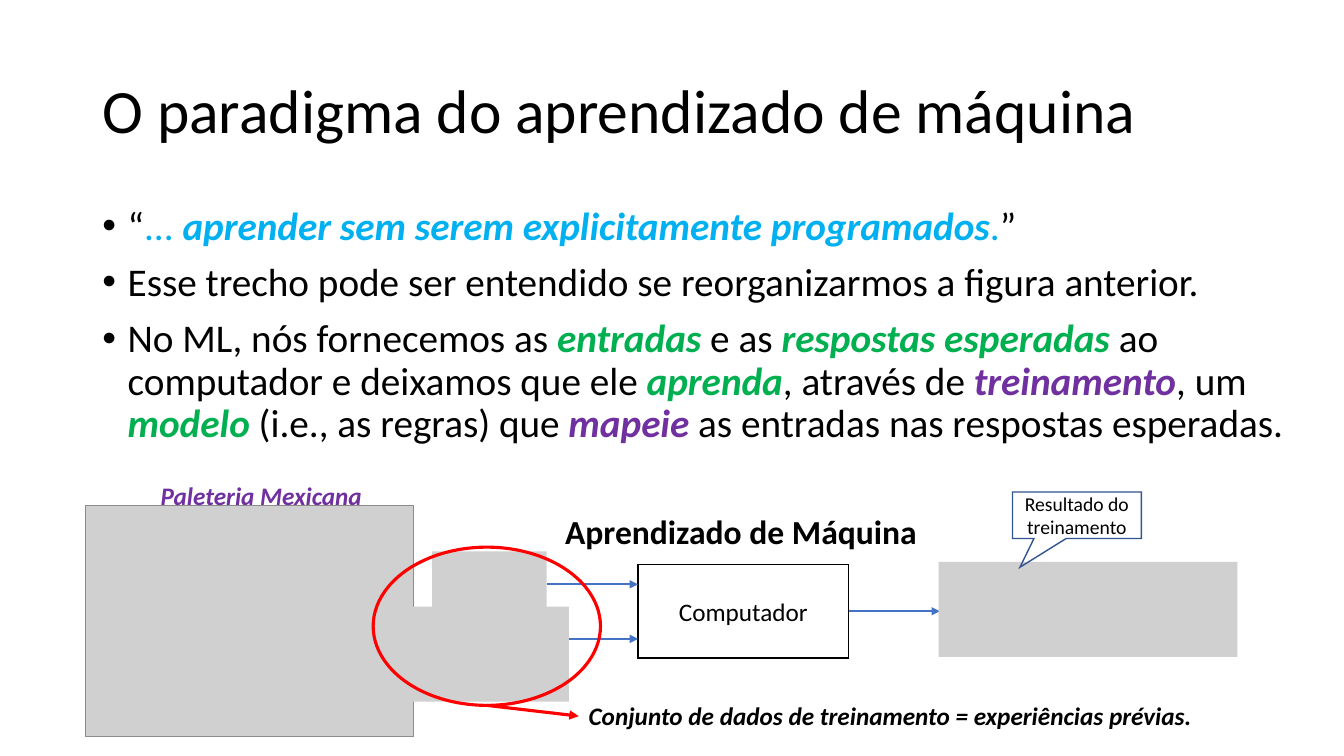
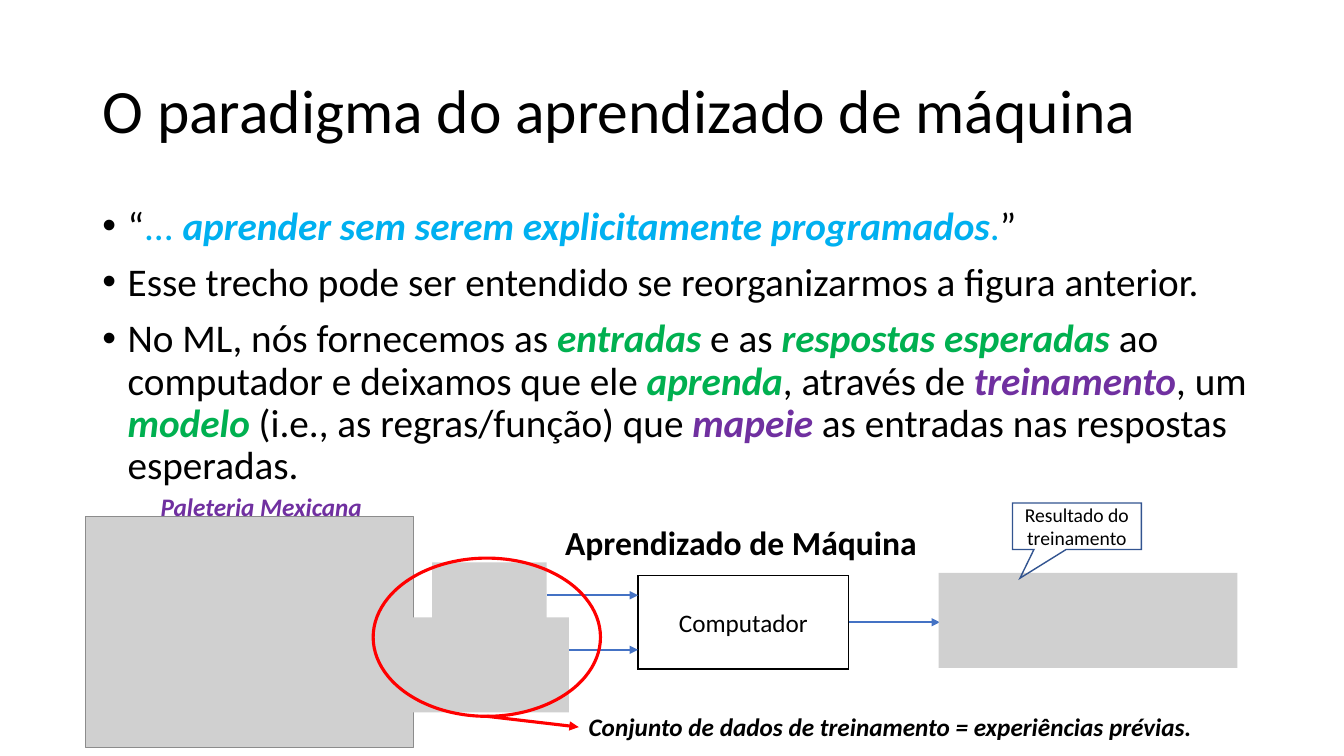
Before and after one commit to zz4fap/t319_aprendizado_de_maquina, a slide deck: slide 23 of slides/T319_Introdução.pptx (slide 22 before the commit). Drawn at 1344x756 pixels with LibreOffice and Linux fonts; fonts in the diff are those of the drawing; grey boxes stand for pictures. Boxes give left, top, right and bottom in pixels: in the first picture for what was removed or moved away, otherwise in the second. Text is boxed around its words. In the diff, an @@ line names an element or a change of style, - is before the commit and + after.

```diff
--- a/slides/T319_Introdução.pptx
+++ b/slides/T319_Introdução.pptx
@@ text at bbox=[128, 324, 1247, 486]: text changed @@
-• No ML, nós fornecemos as entradas e as respostas esperadas ao computador e deixamos que ele aprenda, através de treinamento, um modelo (i.e., as regras) que mapeie as entradas nas respostas esperadas.
+• No ML, nós fornecemos as entradas e as respostas esperadas ao computador e deixamos que ele aprenda, através de treinamento, um modelo (i.e., as regras/função) que mapeie as entradas nas respostas esperadas.
@@ 4 pictures, 4 arrows, 3 texts, 1 rectangle, 1 speech box, 1 ellipse: place and size @@
-4 pictures, 4 arrows, 3 texts, 1 rectangle, 1 speech box, 1 ellipse at bbox=[86, 485, 1238, 736]
+4 pictures, 4 arrows, 3 texts, 1 rectangle, 1 speech box, 1 ellipse at bbox=[86, 496, 1238, 747]
```
Also in this commit, not shown: 2 other slides changed, 1 slide added.
